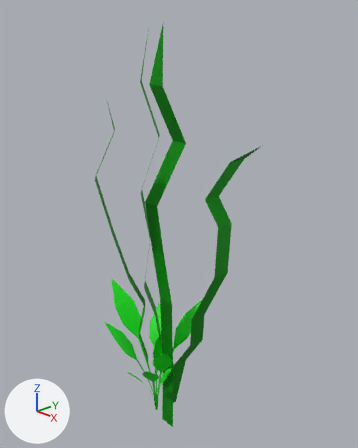
An edit to the Blender file blender/Plants.blend, drawn before and after from the same camera.
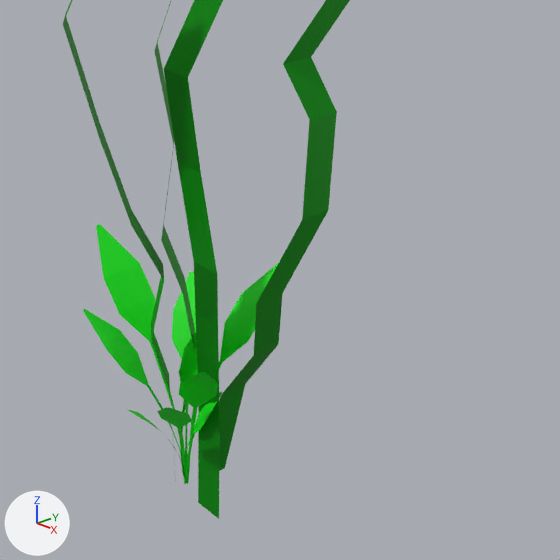
Old and new are each drawn whole from a 50 mm lens placed at (5.1, -4.28, 5.83), pointed at (0.2, 0.33, 3.27) and again close up on the part from 18% to 96% of the width and 37% to 100% of the height. The axes (+X, +Y, +Z) are drawn at lower left. The lights are the same throughout.

Before the edit, the objects in view are built like this:
```python
ob_plane_004 = bpy.data.objects.new('Plane.004', me_plane_004)
ob_plane_004.location = (0.0, 0.0, 0.0)
ob_plane_004.rotation_euler = (0.0, -1.571, 0.0)  # degrees (0, -90, 0)
ob_plane_004.scale = (1.0, 0.021, 1.0)
ob_plane_005 = bpy.data.objects.new('Plane.005', me_plane_005)
ob_plane_005.location = (0.0, 0.0, 0.0)
ob_plane_005.rotation_euler = (-0.8, -1.571, 0.0)  # degrees (-46, -90, 0)
ob_plane_005.scale = (0.767, 0.0161, 0.767)
ob_plane_006 = bpy.data.objects.new('Plane.006', me_plane_006)
ob_plane_006.location = (0.0, 0.0, 0.0)
ob_plane_006.rotation_euler = (-1.708, -1.571, 0.0)  # degrees (-98, -90, 0)
ob_plane_006.scale = (0.886, 0.0186, 0.886)
ob_plane_007 = bpy.data.objects.new('Plane.007', me_plane_007)
ob_plane_007.location = (0.0, 0.0, 0.0)
ob_plane_007.rotation_euler = (2.264, -1.571, 0.0)  # degrees (130, -90, 0)
ob_plane_007.scale = (0.643, 0.0135, 0.643)
ob_plane_008 = bpy.data.objects.new('Plane.008', me_plane_008)
ob_plane_008.location = (0.0, 0.0, 0.0)
ob_plane_008.rotation_euler = (1.464, -1.571, 0.0)  # degrees (84, -90, 0)
ob_plane_008.scale = (0.493, 0.0103, 0.493)
ob_plane_009 = bpy.data.objects.new('Plane.009', me_plane_009)
ob_plane_009.location = (0.0, 0.0, 0.0)
ob_plane_009.rotation_euler = (0.556, -1.571, 0.0)  # degrees (32, -90, 0)
ob_plane_009.scale = (0.769, 0.0161, 0.769)
ob_plane_010 = bpy.data.objects.new('Plane.010', me_plane_010)
ob_plane_010.location = (0.0, 0.0, 0.0)
ob_plane_010.rotation_euler = (6.352, -1.267, -1.571)  # degrees (4, -73, -90)
ob_plane_010.scale = (0.643, 0.0135, 0.643)
ob_plane_011 = bpy.data.objects.new('Plane.011', me_plane_011)
ob_plane_011.location = (0.0, 0.0, 0.0)
ob_plane_011.rotation_euler = (5.553, -1.267, -1.571)  # degrees (318, -73, -90)
ob_plane_011.scale = (0.493, 0.0103, 0.493)
ob_plane_012 = bpy.data.objects.new('Plane.012', me_plane_012)
ob_plane_012.location = (0.0, 0.0, 0.0)
ob_plane_012.rotation_euler = (7.108, -1.453, -4.667)  # degrees (47, -83, -267)
ob_plane_012.scale = (0.769, 0.0161, 0.769)
# also in view: 'Plane.003' at (-0.12, 0.1, 2.99); 'Plane' at (0.37, -0.09, 2.99); 'Plane.002' at (0.61, 0.52, 2.24); 'Plane.001' at (-0.01, -0.45, 2.59)
```
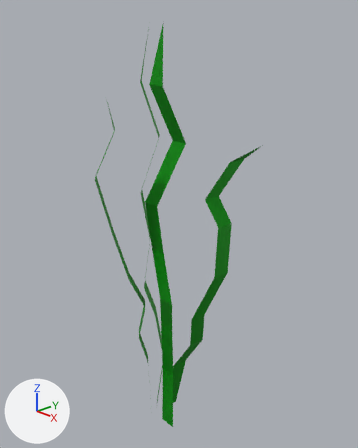
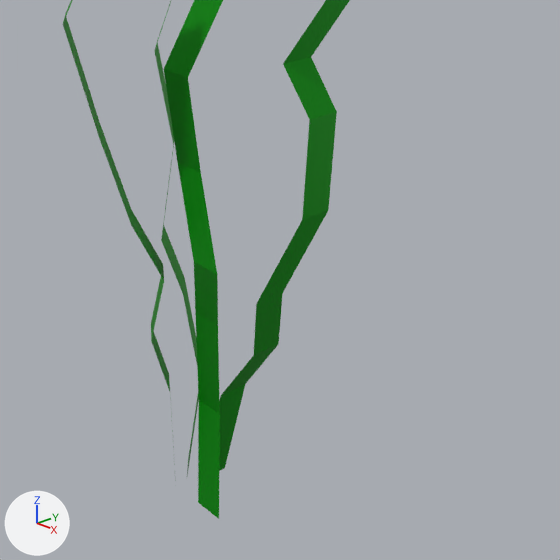
Patch to the scene script:
```diff
--- a/blender/Plants.blend.py
+++ b/blender/Plants.blend.py
@@ ob_plane_004 @@
 ob_plane_004.scale = (1.0, 0.021, 1.0)
+ob_plane_004.hide_set(True)  # its collection is switched off
@@ ob_plane_005 @@
 ob_plane_005.scale = (0.767, 0.0161, 0.767)
+ob_plane_005.hide_set(True)  # its collection is switched off
@@ ob_plane_006 @@
 ob_plane_006.scale = (0.886, 0.0186, 0.886)
+ob_plane_006.hide_set(True)  # its collection is switched off
@@ ob_plane_007 @@
 ob_plane_007.scale = (0.643, 0.0135, 0.643)
+ob_plane_007.hide_set(True)  # its collection is switched off
@@ ob_plane_008 @@
 ob_plane_008.scale = (0.493, 0.0103, 0.493)
+ob_plane_008.hide_set(True)  # its collection is switched off
@@ ob_plane_009 @@
 ob_plane_009.scale = (0.769, 0.0161, 0.769)
+ob_plane_009.hide_set(True)  # its collection is switched off
@@ ob_plane_010 @@
 ob_plane_010.scale = (0.643, 0.0135, 0.643)
+ob_plane_010.hide_set(True)  # its collection is switched off
@@ ob_plane_011 @@
 ob_plane_011.scale = (0.493, 0.0103, 0.493)
+ob_plane_011.hide_set(True)  # its collection is switched off
@@ ob_plane_012 @@
 ob_plane_012.scale = (0.769, 0.0161, 0.769)
+ob_plane_012.hide_set(True)  # its collection is switched off
```

Location of each change, [x1, y1, x2, y2] in pixels of the close-ups (560 x 560 px):
'Plane.004', hidden (green)
    before: [96, 224, 186, 484]
'Plane.006', hidden (green)
    before: [187, 263, 278, 484]
'Plane.009', hidden (green)
    before: [83, 309, 186, 483]
'Plane.005', hidden (green)
    before: [172, 272, 196, 464]
'Plane.012', hidden (green)
    before: [179, 372, 219, 481]
'Plane.010', hidden (green)
    before: [179, 332, 198, 483]
'Plane.007', hidden (green)
    before: [157, 407, 192, 479]
'Plane.011', hidden
    before: [184, 391, 222, 481]
'Plane.008', hidden
    before: [127, 409, 187, 480]
